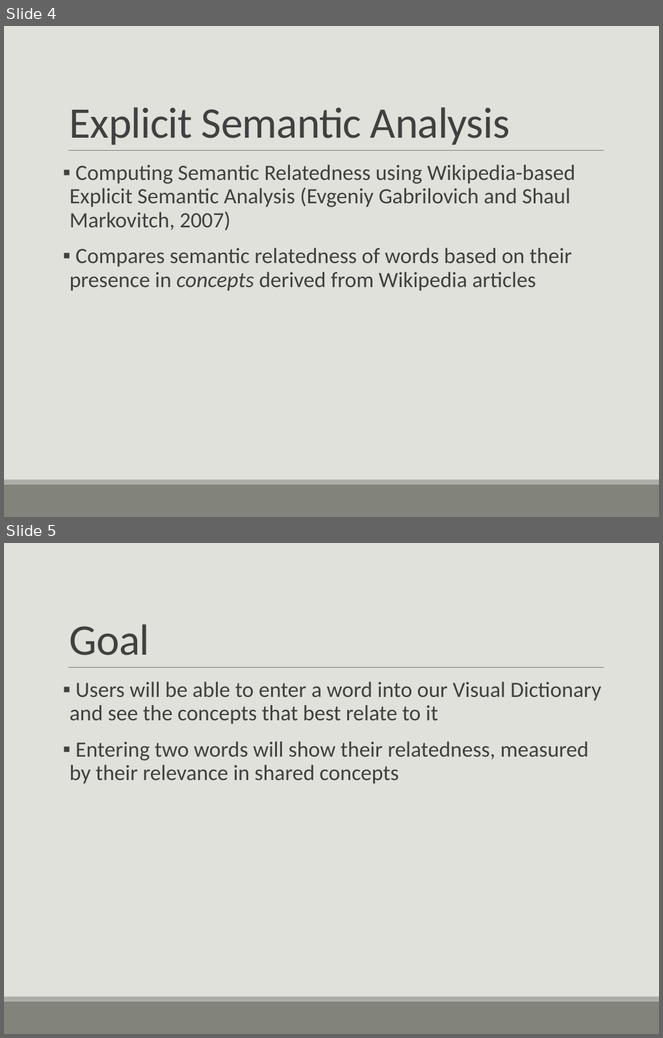
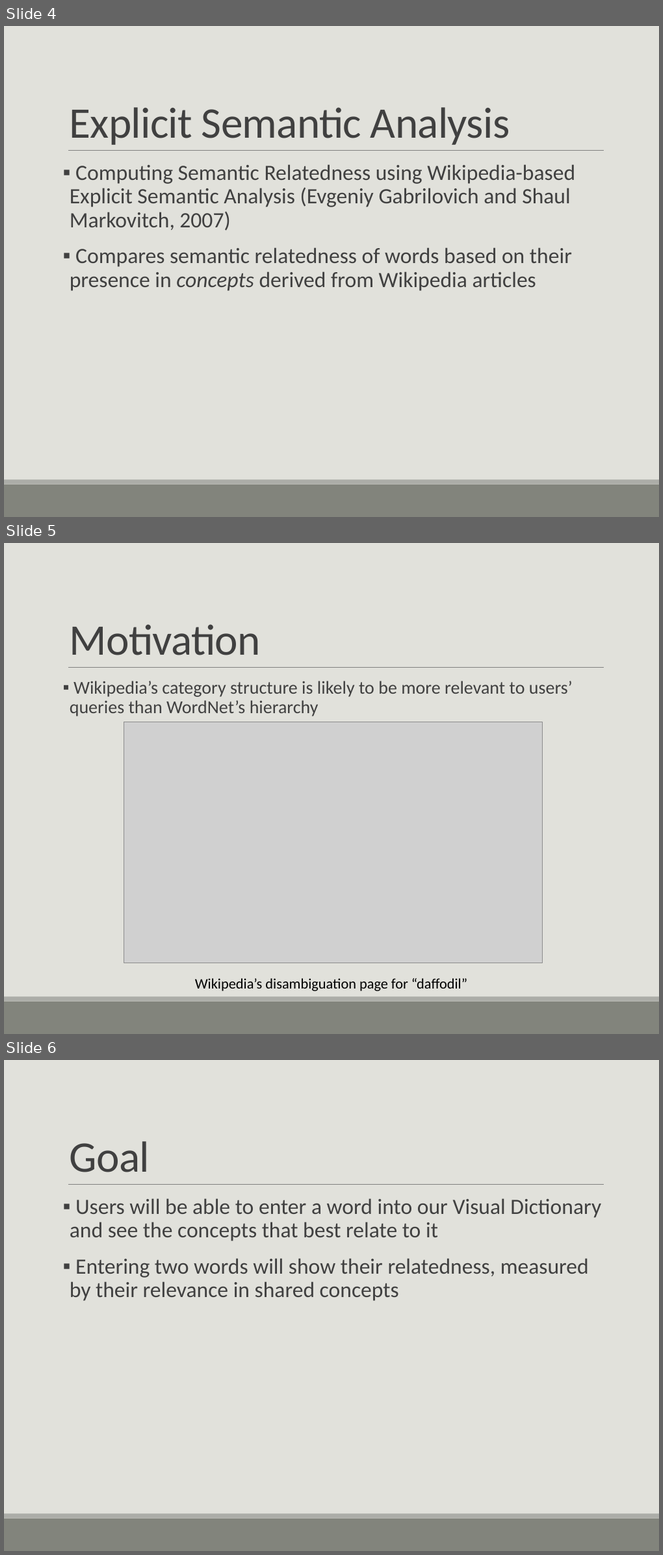
Before and after one commit to gthandavam/SunyVisD, a slide deck: presentation1.pptx. Shown one above the other, each under a label of ours: slides 4 and 5 before the commit, slides 4, 5 and 6 after it. The pictures are 663x1038 and 663x1555 pixels, drawn with LibreOffice and Linux fonts; fonts in the diff are those of the drawing; grey boxes stand for pictures. Boxes give left, top, right and bottom in pixels: in the first picture for what was removed or moved away, otherwise in the second. Text is boxed around its words. In the diff, an @@ line names an element or a change of style, - is before the commit and + after.

Commit message:
Added slide with Wikipedia screenshot.

```diff
--- a/presentation1.pptx
+++ b/presentation1.pptx
@@ slide 5 added at [4, 543, 659, 1034], background #E1E1DB; not listed: 3 template elements that a slide beside it also shows @@
@@ title added at [70, 624, 261, 655], 48 pt, text #404040 @@
+Motivation
@@ text added at [70, 681, 573, 717], 20 pt, text #404040 @@
+▪ Wikipedia’s category structure is likely to be more relevant to users’ queries than WordNet’s hierarchy
@@ picture added at [124, 722, 543, 964] @@
@@ text added at [195, 979, 467, 991], 16 pt, text #000000 @@
+Wikipedia’s disambiguation page for “daffodil”
@@ what was slide 5 is now slide 6 @@
```
